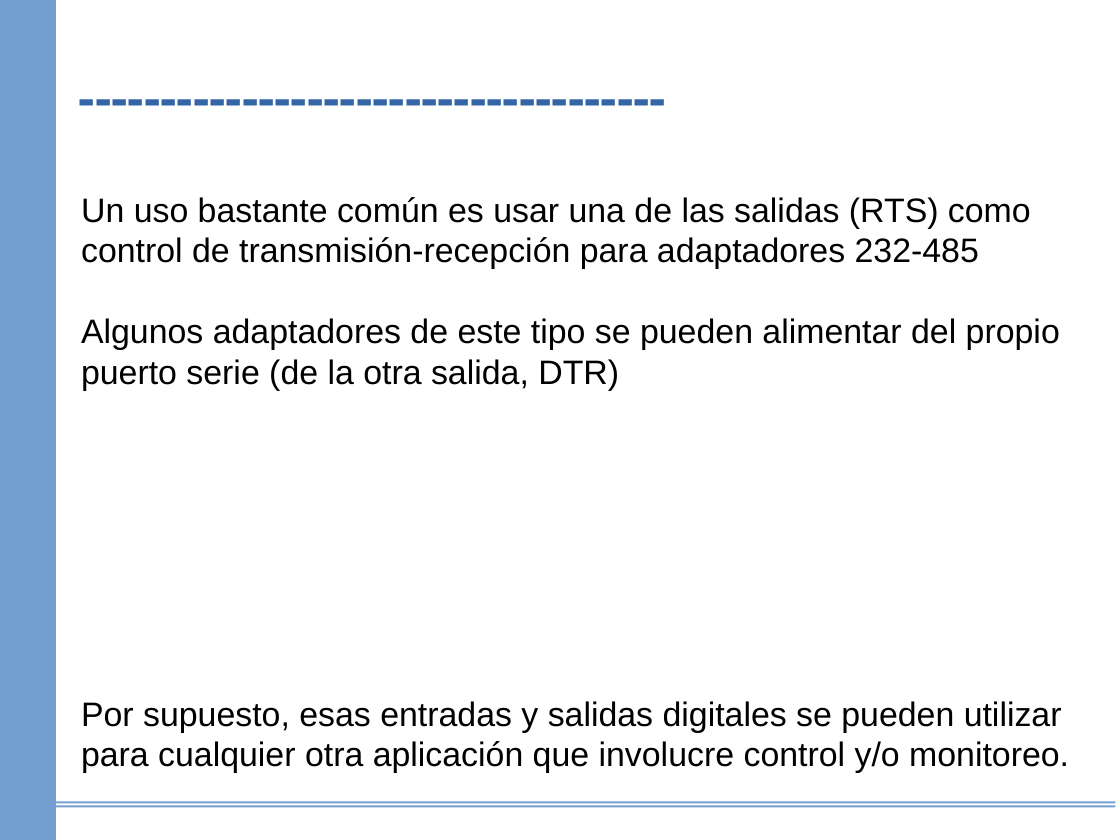
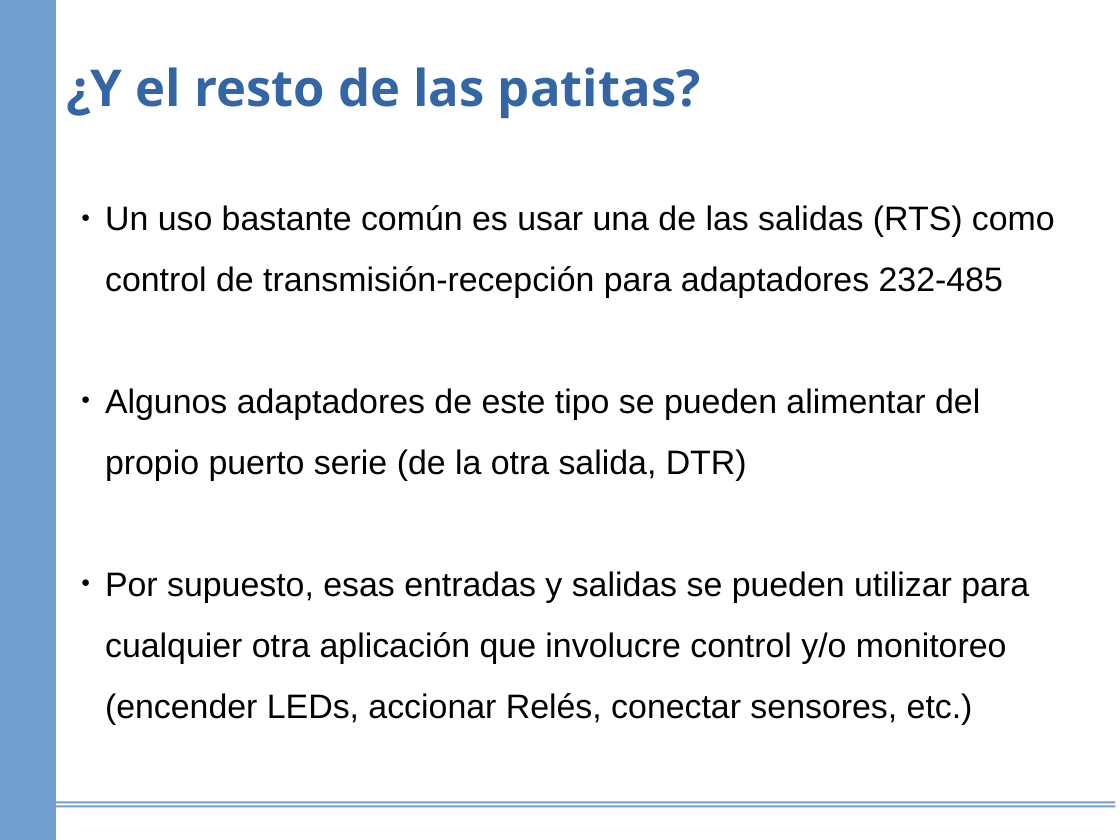
Before and after one commit to diegocode/serie, a slide deck: slide 21 of control_dig/docs/handshaking_serie.odp (slide 5 before the commit). Drawn at 1120x840 pixels with LibreOffice and Linux fonts; fonts in the diff are those of the drawing. Boxes give left, top, right and bottom in pixels: in the first picture for what was removed or moved away, otherwise in the second. Text is boxed around its words. In the diff, an @@ line names an element or a change of style, - is before the commit and + after.

```diff
--- a/control_dig/docs/handshaking_serie.odp
+++ b/control_dig/docs/handshaking_serie.odp
@@ text removed at bbox=[69, 30, 681, 144] @@
-------------------------------------
@@ text added at bbox=[67, 67, 701, 119], 36 pt, text #3465A4, bold @@
+¿Y el resto de las patitas?
@@ text "Un uso bastante común es ...": place and size @@
-text "Un uso bastante común es ..." at bbox=[81, 197, 1060, 391]
+text "Un uso bastante común es ..." at bbox=[105, 205, 1055, 724]
@@ text at bbox=[105, 205, 1055, 481]: bullet none to ●; line spacing 1 to 1.5 @@
@@ text at bbox=[105, 571, 1029, 724]: paragraph added @@
+● Por supuesto, esas entradas y salidas se pueden utilizar para cualquier otra aplicación que involucre control y/o monitoreo (encender LEDs, accionar Relés, conectar sensores, etc.)
@@ text removed at bbox=[81, 701, 1069, 773] @@
-Por supuesto, esas entradas y salidas digitales se pueden utilizar para cualquier otra aplicación que involucre control y/o monitoreo.
```
Also in this commit, not shown: 4 other slides changed, 34 slides added, 1 slide removed, 27 other files.
